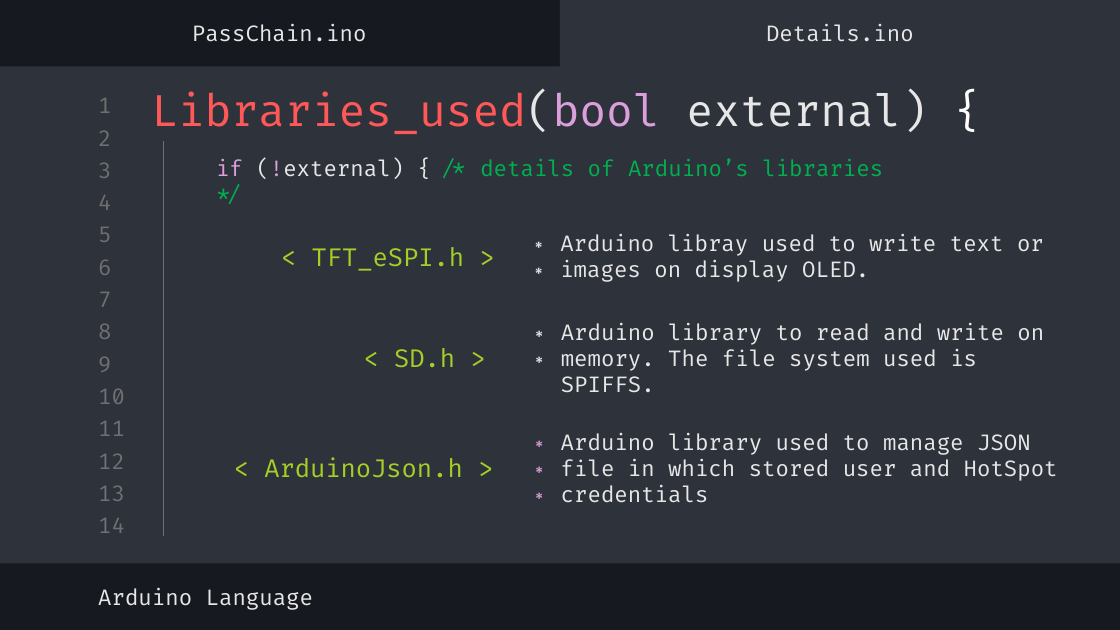
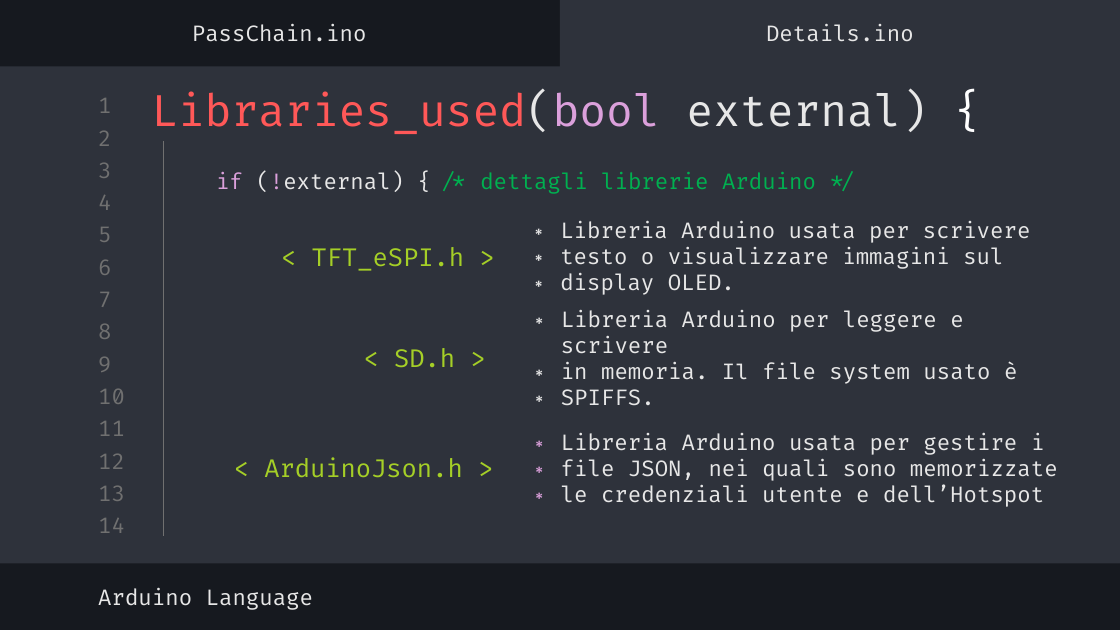
Before and after one commit to Alberto-00/PassChain-IoT, a slide deck: slide 18 of Documentazione/Presentazione/Presentazione.pptx. Drawn at 1120x630 pixels with LibreOffice and Linux fonts; fonts in the diff are those of the drawing. Boxes give left, top, right and bottom in pixels: in the first picture for what was removed or moved away, otherwise in the second. Text is boxed around its words. In the diff, an @@ line names an element or a change of style, - is before the commit and + after.

```diff
--- a/Documentazione/Presentazione/Presentazione.pptx
+++ b/Documentazione/Presentazione/Presentazione.pptx
@@ subtitle at bbox=[216, 171, 816, 194]: text changed @@
-if (!external) { /* details of Arduino’s libraries */
+if (!external) { /* dettagli librerie Arduino */
@@ text at bbox=[560, 221, 1030, 295]: text changed @@
-∗ Arduino libray used to write text or
-∗ images on display OLED.
+∗ Libreria Arduino usata per scrivere
+∗ testo o visualizzare immagini sul
+∗ display OLED.
@@ text at bbox=[561, 310, 1017, 406]: text changed @@
-∗ Arduino library to read and write on
-∗ memory. The file system used is SPIFFS.
+∗ Libreria Arduino per leggere e scrivere
+∗ in memoria. Il file system usato è
+∗ SPIFFS.
@@ text at bbox=[561, 433, 1058, 507]: text changed @@
-∗ Arduino library used to manage JSON
-∗ file in which stored user and HotSpot
-∗ credentials
+∗ Libreria Arduino usata per gestire i
+∗ file JSON, nei quali sono memorizzate
+∗ le credenziali utente e dell’Hotspot
```
Also in this commit, not shown: 29 other slides changed, 3 other files.
